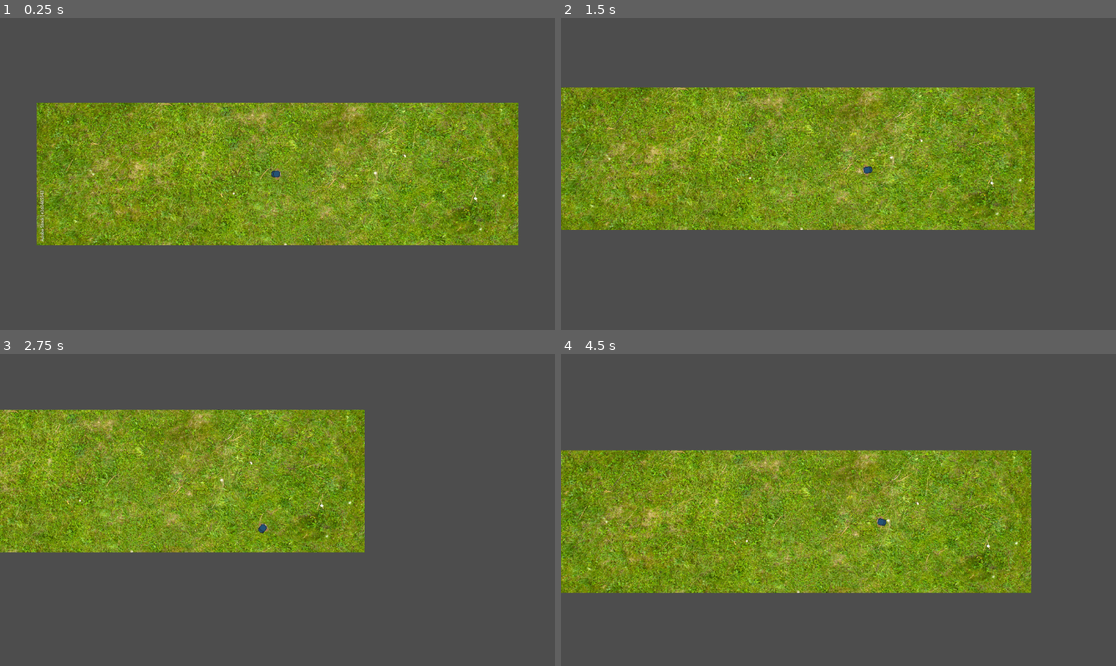
Above: before the commit, frames 1-4 (two rows, left to right).
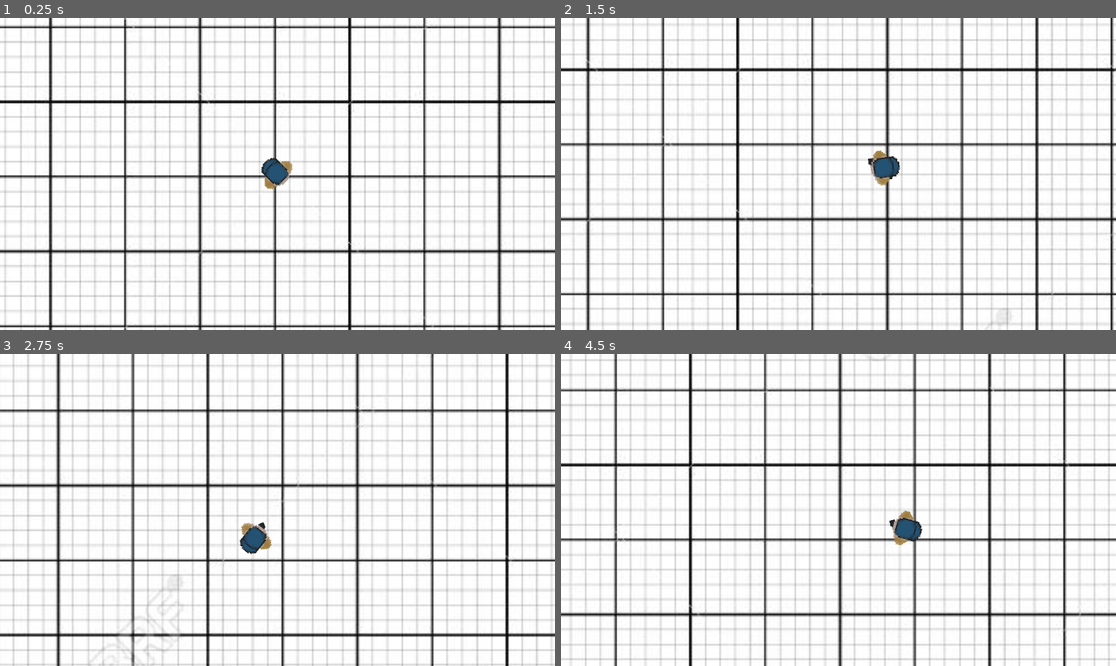
Above: after the commit, the same moments.

Repository: dandyhorse/cosmichorror
Game: Godot game, scene res://scenes/level_1/level.tscn
The game is run twice, just before and just after one commit, with the same random seed, the same clock (stepped at 60 frames per second) and the same inputs.
Inputs (mouse positions are in pixels of both pictures, inside the frame that each line leads up to):
- Up to frame 1 (0.25 s): no input
- Up to frame 2 (1.5 s): tap Enter at 0.5 s; move the mouse to (960, 158) at 0.52 s; hold D (right) 0.53-1.28 s; hold Shift (run) 0.53-1.28 s; tap Alt (crouch, bound only after the commit) at 0.8, 1.35 s; move the mouse to (727, 189) at 1.27 s; hold S (down) from 1.28 s (still down)
- Up to frame 3 (2.75 s): tap Shift (run) at 1.55 s; move the mouse to (333, 441) at 2.02 s; release S (down) at 2.03 s; hold D (right) from 2.03 s (still down); hold Shift (run) from 2.03 s (still down); tap Alt (crouch, bound only after the commit) at 2.3 s
- Up to frame 4 (4.5 s): move the mouse to (810, 572) at 2.77 s; release D (right) at 2.78 s; release Shift (run) at 2.78 s; hold W (up) 2.78-3.53 s; tap Mouse wheel up (zoom_in) at 2.85 s; tap Shift (run) at 3.05 s; move the mouse to (1005, 556) at 3.52 s; hold Mouse wheel down (zoom_out) 3.53-4.28 s; hold A (left) from 3.53 s (still down); tap Alt (crouch, bound only after the commit) at 3.8, 4.35 s; move the mouse to (672, 463) at 4.27 s

The runs differ from the first frame. In frame 1, 99% of the frame differs, in the area x 0-100%, y 0-100%; in frame 2, 99%; in frame 3, 98%; in frame 4, 99%.

Commit message:
some changes, idk, still draft

Diff:
--- a/project.godot
+++ b/project.godot
@@ -67,3 +67,8 @@
 "events": [Object(InputEventKey,"resource_local_to_scene":false,"resource_name":"","device":-1,"window_id":0,"alt_press …(182 unchanged characters)…
 ]
 }
+crouch={
+"deadzone": 0.5,
+"events": [Object(InputEventKey,"resource_local_to_scene":false,"resource_name":"","device":-1,"window_id":0,"alt_pressed":false,"shift_pressed":false,"ctrl_pressed":false,"meta_pressed":false,"pressed":false,"keycode":0,"physical_keycode":4194328,"key_label":0,"unicode":0,"echo":false,"script":null)
+]
+}
--- a/scenes/level_1/level.tscn
+++ b/scenes/level_1/level.tscn
@@ -1,11 +1,16 @@
-[gd_scene load_steps=3 format=3 uid="uid://vncq7rb37k4p"]
+[gd_scene load_steps=4 format=3 uid="uid://vncq7rb37k4p"]
 
+[ext_resource type="Texture2D" uid="uid://cmsc3swuqod3l" path="res://sprites/measure.jpg" id="1_25f26"]
 [ext_resource type="PackedScene" uid="uid://ckhokegemojqj" path="res://scenes/man/man.tscn" id="1_38kyg"]
 [ext_resource type="Texture2D" uid="uid://c1sdpahy1roe7" path="res://sprites/grass.jpg" id="1_cydwf"]
 
 [node name="level" type="Node2D"]
 
+[node name="Measuring" type="Sprite2D" parent="."]
+texture = ExtResource("1_25f26")
+
 [node name="Grass" type="Sprite2D" parent="."]
+visible = false
 texture_filter = 1
 texture = ExtResource("1_cydwf")
 
--- a/scenes/man/man.gd
+++ b/scenes/man/man.gd
@@ -1,14 +1,22 @@
 extends CharacterBody2D
 
+
 @onready var cam = $PlayerCamera
+@onready var legs = $Rotator/AnimatedSprite2D
+@onready var rotator = $Rotator
 var realVelocity = Vector2.ZERO
 var zoom_step = 0.5
 
 const SPEED = 120.0
+const CROUCH_SPEED = 30.0
 const ACELERATED_SPEED = 200.0
 const JUMP_VELOCITY = -400.0
-const max_cam_dist = 100.0
-const max_mouse_radius = 500.0
+const max_cam_dist = 170.0
+const max_mouse_radius = 600.0
+const rotation_speed = 10.0
+const min_rotation = -0.5
+const max_rotation = 0.5
+
 
 ## Get the gravity from the project settings to be synced with RigidBody nodes.
 #var gravity = ProjectSettings.get_setting("physics/2d/default_gravity")
@@ -20,29 +28,56 @@
 
 
 func _physics_process(delta):
-	MovementLoop()
+
+	print(get_global_mouse_position())
+	MovementLoop(delta)
 	move_and_slide()
 
-func MovementLoop() -> void:
+func MovementLoop(delta) -> void:
+	var currentSpeed = SPEED;
 	var direction_y := Input.get_axis("up", "down")
 	var direction_x := Input.get_axis("left", "right")
+	var isRunning = Input.is_action_pressed("run");
+	var isCrouching = Input.is_action_pressed("crouch");
+	var isMoving = realVelocity != Vector2.ZERO;
+	print()
 
-	var isRunning = Input.is_action_pressed("run");
-	var currentSpeed = SPEED;
+	match true:
+		isRunning:
+			currentSpeed = ACELERATED_SPEED
+		isCrouching:
+			currentSpeed = CROUCH_SPEED
 
-	if (isRunning):
-		currentSpeed = ACELERATED_SPEED
-	else:
-		currentSpeed = SPEED;
+		_:
+			currentSpeed = SPEED;
 
 	velocity = Vector2(direction_x, direction_y).normalized() * currentSpeed
 
 	realVelocity = get_real_velocity()
 
+	legs.play("walk")
 	if (realVelocity != Vector2.ZERO):
-		$AnimatedSprite2D.play("walk")
+		legs.play("walk")
 	else:
-		$AnimatedSprite2D.play("idle")
+		legs.play("idle")
+
+# Legs Rotation:
+	var rotation = 0.0
+
+	if Input.is_action_pressed("left"):
+		rotation = -rotation_speed
+	elif Input.is_action_pressed("right"):
+		rotation = rotation_speed
+
+	rotator.rotation += rotation * delta
+
+	if rotator.rotation < min_rotation:
+		rotator.rotation = min_rotation
+	elif rotator.rotation > max_rotation:
+		rotator.rotation = max_rotation
+
+	if rotation == 0.0:
+		rotator.rotation = 0.0
 
 
 func changeCameraZoom(zoom_step: float) -> void:
--- a/scenes/man/man.tscn
+++ b/scenes/man/man.tscn
@@ -1,40 +1,85 @@
-[gd_scene load_steps=12 format=3 uid="uid://ckhokegemojqj"]
+[gd_scene load_steps=24 format=3 uid="uid://ckhokegemojqj"]
 
 [ext_resource type="Script" path="res://scenes/man/man.gd" id="1_416tr"]
-[ext_resource type="Texture2D" uid="uid://cbg0gtgexecj0" path="res://sprites/man.png" id="1_bxnmb"]
+[ext_resource type="Texture2D" uid="uid://di8o3kdy142vo" path="res://sprites/body.png" id="2_707gs"]
 [ext_resource type="Script" path="res://scenes/man/PlayerCamera.gd" id="3_4ewpk"]
+[ext_resource type="Texture2D" uid="uid://c0ppougxblq4" path="res://sprites/legs_new.png" id="3_spife"]
 
 [sub_resource type="RectangleShape2D" id="RectangleShape2D_uwiw3"]
 
-[sub_resource type="AtlasTexture" id="AtlasTexture_r8bjb"]
-atlas = ExtResource("1_bxnmb")
-region = Rect2(0, 0, 64, 32)
+[sub_resource type="AtlasTexture" id="AtlasTexture_h27hs"]
+atlas = ExtResource("3_spife")
+region = Rect2(0, 0, 17, 22)
 
-[sub_resource type="AtlasTexture" id="AtlasTexture_j2s72"]
-atlas = ExtResource("1_bxnmb")
-region = Rect2(0, 0, 64, 32)
+[sub_resource type="AtlasTexture" id="AtlasTexture_ivagr"]
+atlas = ExtResource("3_spife")
+region = Rect2(0, 0, 17, 22)
 
-[sub_resource type="AtlasTexture" id="AtlasTexture_dbjf0"]
-atlas = ExtResource("1_bxnmb")
-region = Rect2(64, 0, 64, 32)
+[sub_resource type="AtlasTexture" id="AtlasTexture_d5vh3"]
+atlas = ExtResource("3_spife")
+region = Rect2(17, 0, 17, 22)
 
-[sub_resource type="AtlasTexture" id="AtlasTexture_jhxrb"]
-atlas = ExtResource("1_bxnmb")
-region = Rect2(128, 0, 64, 32)
+[sub_resource type="AtlasTexture" id="AtlasTexture_6sam8"]
+atlas = ExtResource("3_spife")
+region = Rect2(34, 0, 17, 22)
 
-[sub_resource type="AtlasTexture" id="AtlasTexture_4bhxr"]
-atlas = ExtResource("1_bxnmb")
-region = Rect2(192, 0, 64, 32)
+[sub_resource type="AtlasTexture" id="AtlasTexture_rmfgt"]
+atlas = ExtResource("3_spife")
+region = Rect2(51, 0, 17, 22)
 
-[sub_resource type="AtlasTexture" id="AtlasTexture_2jwfj"]
-atlas = ExtResource("1_bxnmb")
-region = Rect2(256, 0, 64, 32)
+[sub_resource type="AtlasTexture" id="AtlasTexture_t7edk"]
+atlas = ExtResource("3_spife")
+region = Rect2(68, 0, 17, 22)
+
+[sub_resource type="AtlasTexture" id="AtlasTexture_363gk"]
+atlas = ExtResource("3_spife")
+region = Rect2(85, 0, 17, 22)
+
+[sub_resource type="AtlasTexture" id="AtlasTexture_ee5j7"]
+atlas = ExtResource("3_spife")
+region = Rect2(102, 0, 17, 22)
+
+[sub_resource type="AtlasTexture" id="AtlasTexture_br08j"]
+atlas = ExtResource("3_spife")
+region = Rect2(119, 0, 17, 22)
+
+[sub_resource type="AtlasTexture" id="AtlasTexture_dbvo5"]
+atlas = ExtResource("3_spife")
+region = Rect2(136, 0, 17, 22)
+
+[sub_resource type="AtlasTexture" id="AtlasTexture_bnv73"]
+atlas = ExtResource("3_spife")
+region = Rect2(153, 0, 17, 22)
+
+[sub_resource type="AtlasTexture" id="AtlasTexture_nsayl"]
+atlas = ExtResource("3_spife")
+region = Rect2(170, 0, 17, 22)
+
+[sub_resource type="AtlasTexture" id="AtlasTexture_lkgeh"]
+atlas = ExtResource("3_spife")
+region = Rect2(187, 0, 17, 22)
+
+[sub_resource type="AtlasTexture" id="AtlasTexture_qfc8x"]
+atlas = ExtResource("3_spife")
+region = Rect2(204, 0, 17, 22)
+
+[sub_resource type="AtlasTexture" id="AtlasTexture_kd331"]
+atlas = ExtResource("3_spife")
+region = Rect2(221, 0, 17, 22)
+
+[sub_resource type="AtlasTexture" id="AtlasTexture_hh7iy"]
+atlas = ExtResource("3_spife")
+region = Rect2(238, 0, 17, 22)
+
+[sub_resource type="AtlasTexture" id="AtlasTexture_5dv75"]
+atlas = ExtResource("3_spife")
+region = Rect2(255, 0, 17, 22)
 
 [sub_resource type="SpriteFrames" id="SpriteFrames_tc8jd"]
 animations = [{
 "frames": [{
 "duration": 1.0,
-"texture": SubResource("AtlasTexture_r8bjb")
+"texture": SubResource("AtlasTexture_h27hs")
 }],
 "loop": true,
 "name": &"idle",
@@ -42,37 +87,81 @@
 }, {
 "frames": [{
 "duration": 1.0,
-"texture": SubResource("AtlasTexture_j2s72")
+"texture": SubResource("AtlasTexture_ivagr")
 }, {
 "duration": 1.0,
-"texture": SubResource("AtlasTexture_dbjf0")
+"texture": SubResource("AtlasTexture_d5vh3")
 }, {
 "duration": 1.0,
-"texture": SubResource("AtlasTexture_jhxrb")
+"texture": SubResource("AtlasTexture_6sam8")
 }, {
 "duration": 1.0,
-"texture": SubResource("AtlasTexture_4bhxr")
+"texture": SubResource("AtlasTexture_rmfgt")
 }, {
 "duration": 1.0,
-"texture": SubResource("AtlasTexture_2jwfj")
+"texture": SubResource("AtlasTexture_t7edk")
+}, {
+"duration": 1.0,
+"texture": SubResource("AtlasTexture_363gk")
+}, {
+"duration": 1.0,
+"texture": SubResource("AtlasTexture_ee5j7")
+}, {
+"duration": 1.0,
+"texture": SubResource("AtlasTexture_br08j")
+}, {
+"duration": 1.0,
+"texture": SubResource("AtlasTexture_dbvo5")
+}, {
+"duration": 1.0,
+"texture": SubResource("AtlasTexture_bnv73")
+}, {
+"duration": 1.0,
+"texture": SubResource("AtlasTexture_nsayl")
+}, {
+"duration": 1.0,
+"texture": SubResource("AtlasTexture_lkgeh")
+}, {
+"duration": 1.0,
+"texture": SubResource("AtlasTexture_qfc8x")
+}, {
+"duration": 1.0,
+"texture": SubResource("AtlasTexture_kd331")
+}, {
+"duration": 1.0,
+"texture": SubResource("AtlasTexture_hh7iy")
+}, {
+"duration": 1.0,
+"texture": SubResource("AtlasTexture_5dv75")
 }],
 "loop": true,
 "name": &"walk",
-"speed": 15.0
+"speed": 16.0
 }]
 
 [node name="Man" type="CharacterBody2D"]
 motion_mode = 1
 script = ExtResource("1_416tr")
 
+[node name="PlayerCamera" type="Camera2D" parent="."]
+visible = false
+zoom = Vector2(3, 3)
+script = ExtResource("3_4ewpk")
+
 [node name="CollisionShape2D" type="CollisionShape2D" parent="."]
 shape = SubResource("RectangleShape2D_uwiw3")
 
-[node name="AnimatedSprite2D" type="AnimatedSprite2D" parent="."]
+[node name="Rotator" type="Marker2D" parent="."]
+scale = Vector2(1.00257, 1.00603)
+
+[node name="AnimatedSprite2D" type="AnimatedSprite2D" parent="Rotator"]
 texture_filter = 1
+position = Vector2(3, 0)
 rotation = 1.5708
 sprite_frames = SubResource("SpriteFrames_tc8jd")
 animation = &"walk"
 
-[node name="PlayerCamera" type="Camera2D" parent="."]
-script = ExtResource("3_4ewpk")
+[node name="Sprite2D" type="Sprite2D" parent="."]
+texture_filter = 1
+rotation = 1.5708
+texture = ExtResource("2_707gs")
Binary file added: sprites/body.png
Not shown, added: sprites/body.png.import
Binary file added: sprites/legs.png
Not shown, added: sprites/legs.png.import
Binary file added: sprites/legs_new.png
Not shown, added: sprites/legs_new.png.import
Binary file added: sprites/measure.jpg
Not shown, added: sprites/measure.jpg.import
